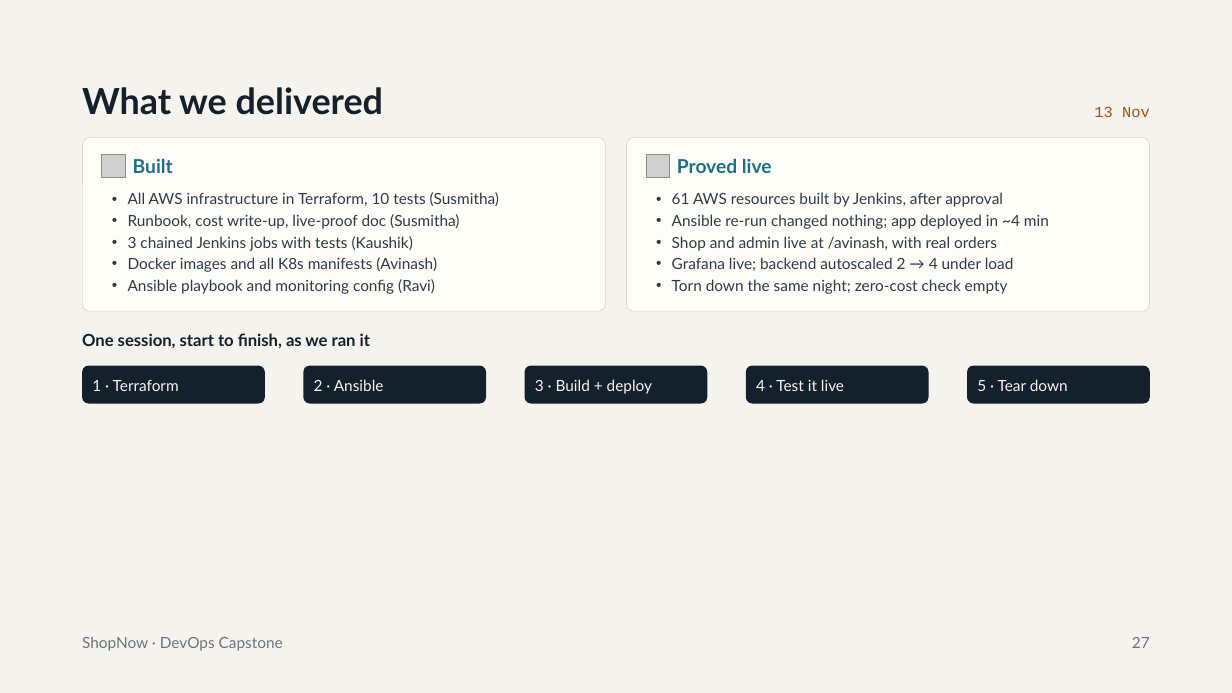
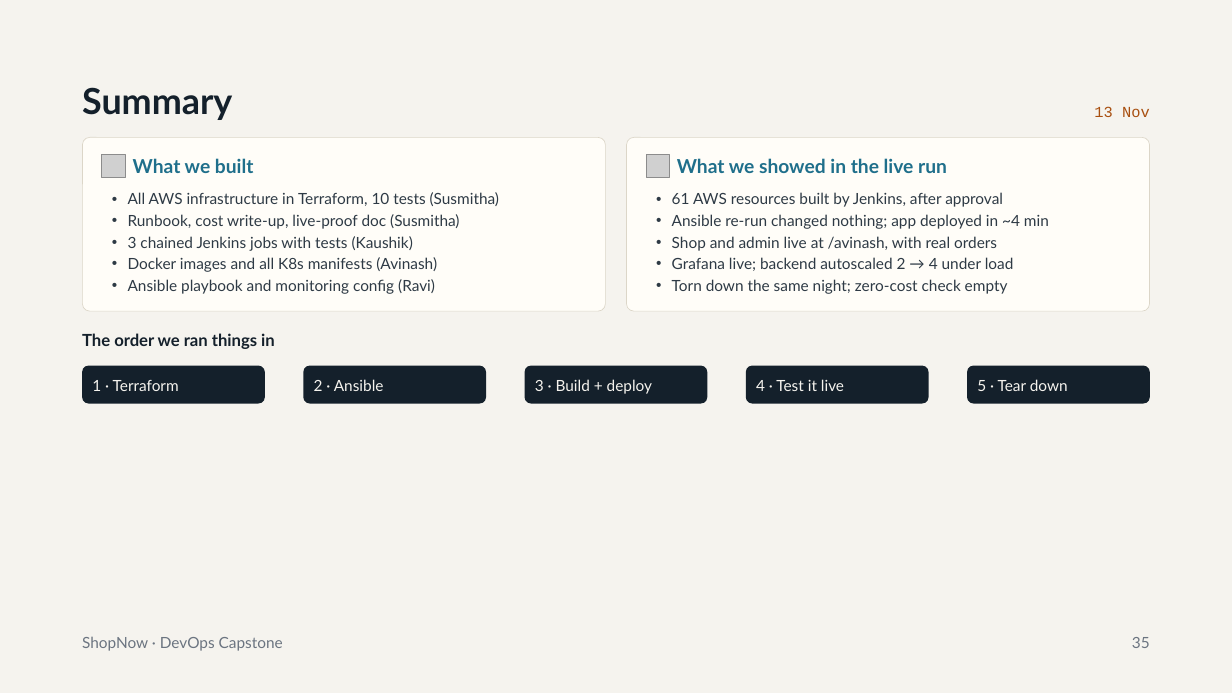
Before and after one commit to banalasusmitha/Capstone_Project-Web-Application-with-CI-CD-DevOps, a slide deck: slide 35 of final-delivery/ShopNow_DevOps_Capstone.pptx (slide 27 before the commit). Drawn at 1232x693 pixels with LibreOffice and Linux fonts; fonts in the diff are those of the drawing; grey boxes stand for pictures; background and template pictures are left out. Boxes give left, top, right and bottom in pixels: in the first picture for what was removed or moved away, otherwise in the second. Text is boxed around its words. In the diff, an @@ line names an element or a change of style, - is before the commit and + after.

```diff
--- a/final-delivery/ShopNow_DevOps_Capstone.pptx
+++ b/final-delivery/ShopNow_DevOps_Capstone.pptx
@@ title at <box>82,87,232,120</box>: text changed @@
-What we delivered
+Summary
@@ text at <box>133,158,254,173</box>: text changed @@
-Built
+What we built
@@ text at <box>677,158,947,173</box>: text changed @@
-Proved live
+What we showed in the live run
@@ text at <box>82,333,275,349</box>: text changed @@
-One session, start to finish, as we ran it
+The order we ran things in
@@ text at <box>1132,637,1150,648</box>: text changed @@
-27
+35
```
Also in this commit, not shown: 23 other slides changed, 11 slides added, 3 slides removed, 1 other file.
